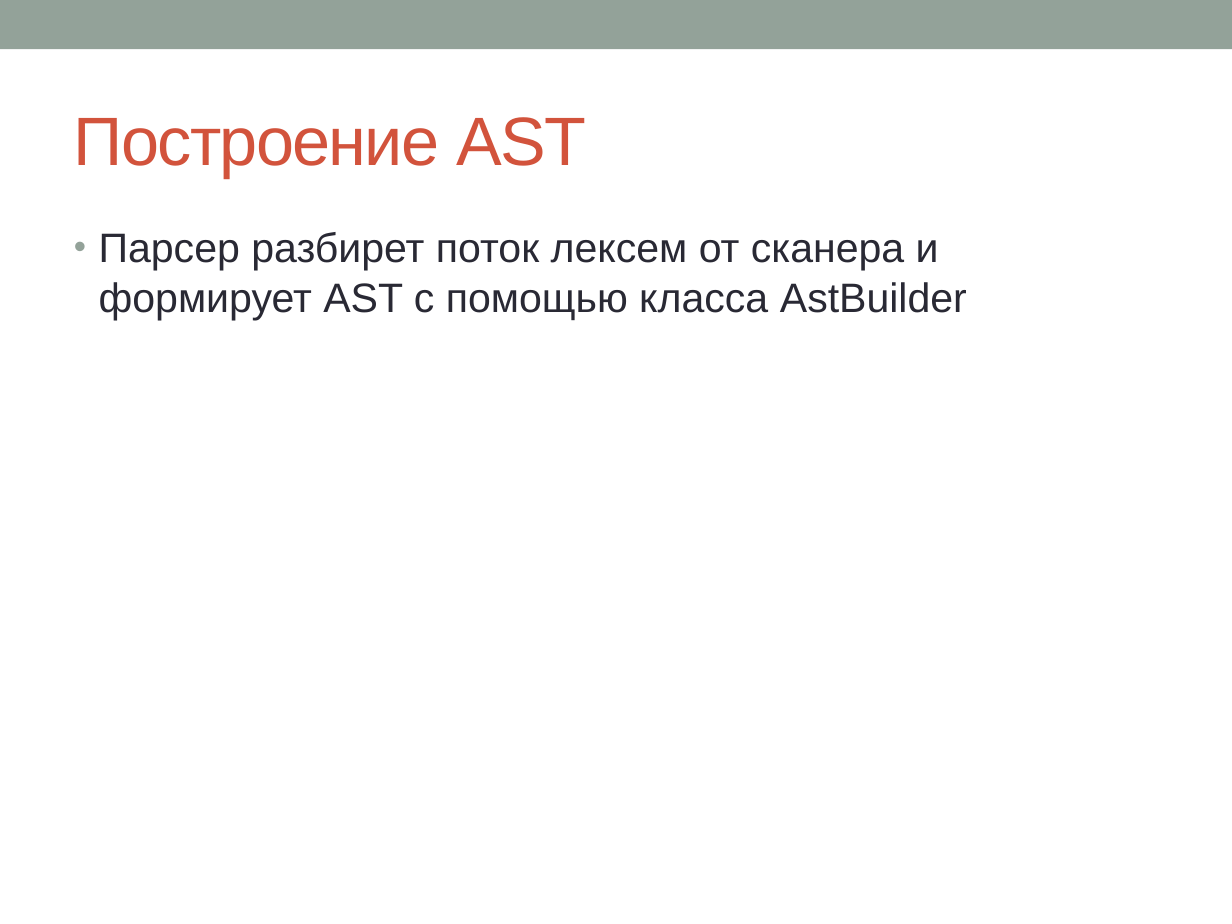
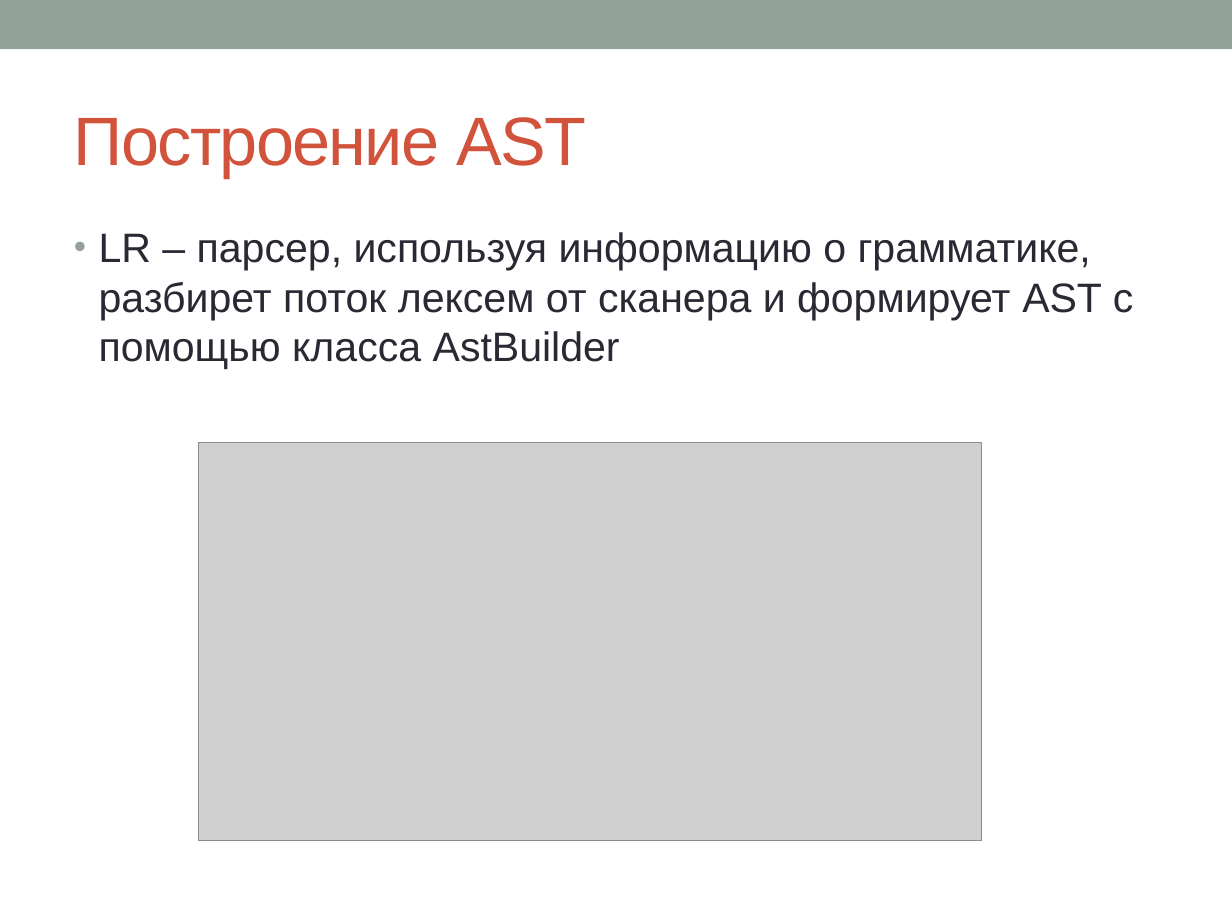
Before and after one commit to nikita-vanyasin/compiler, a slide deck: slide 7 of docs/Py.pptx. Drawn at 1232x924 pixels with LibreOffice and Linux fonts; fonts in the diff are those of the drawing; grey boxes stand for pictures. Boxes give left, top, right and bottom in pixels: in the first picture for what was removed or moved away, otherwise in the second. Text is boxed around its words. In the diff, an @@ line names an element or a change of style, - is before the commit and + after.

```diff
--- a/docs/Py.pptx
+++ b/docs/Py.pptx
@@ text at (x1=99, y1=232, x2=1134, y2=369): text changed @@
-• Парсер разбирет поток лексем от сканера и формирует AST с помощью класса AstBuilder
+• LR – парсер, используя информацию о грамматике, разбирет поток лексем от сканера и формирует AST с помощью класса AstBuilder
@@ picture added at (x1=198, y1=442, x2=981, y2=840) @@
```
Also in this commit, not shown: 6 other slides changed, 4 slides added, 1 slide removed, 11 other files.
